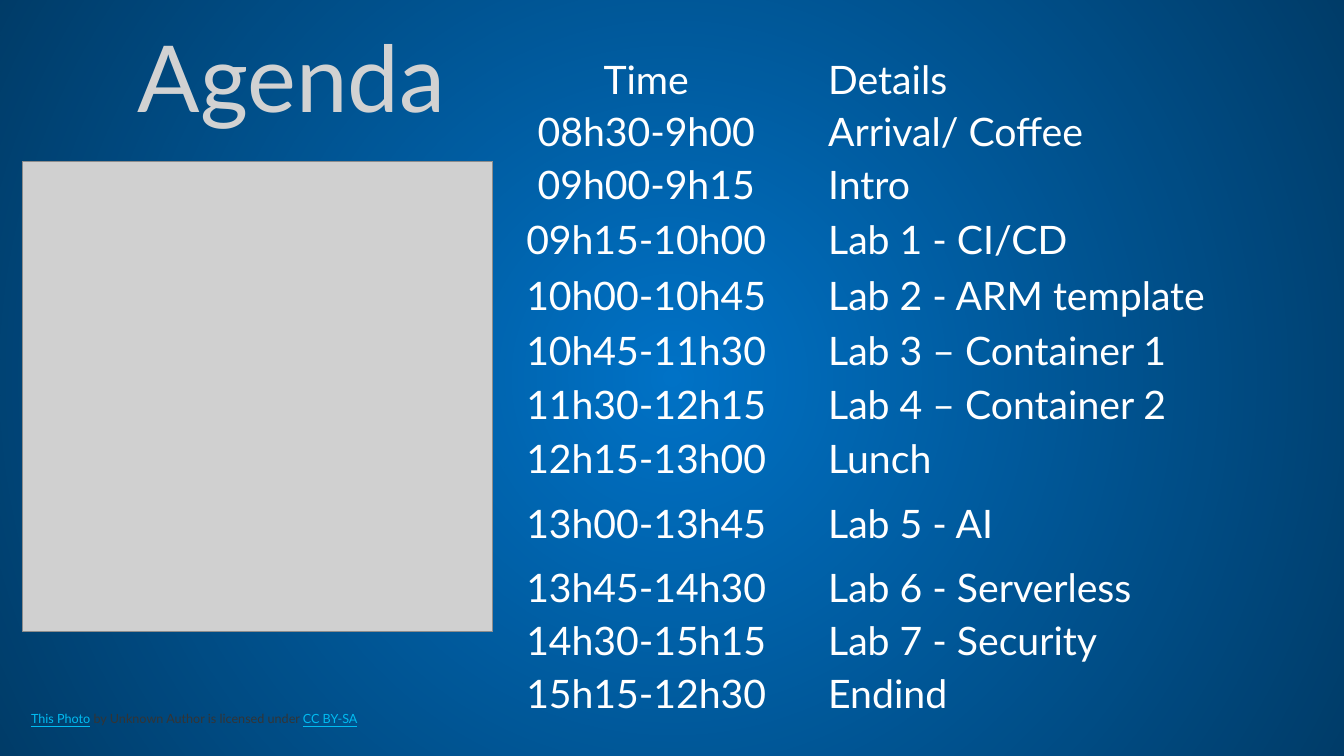
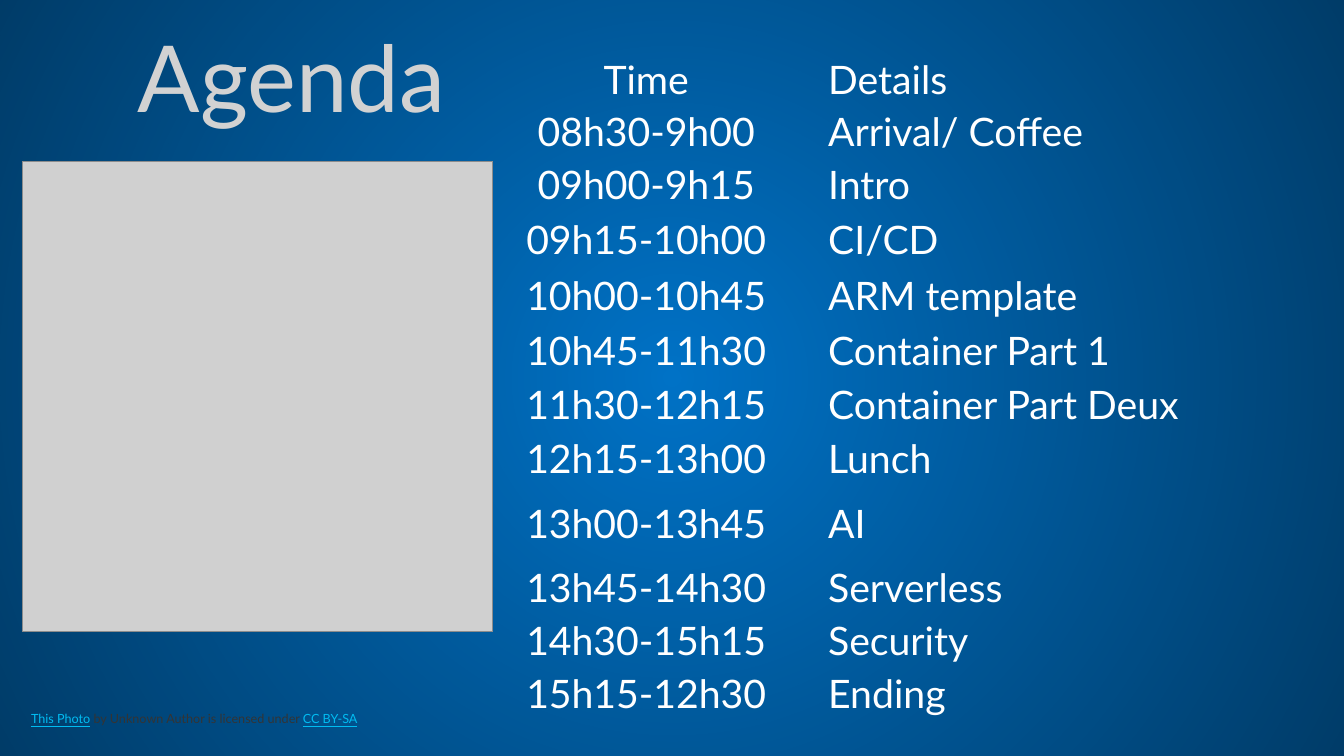
Before and after one commit to MSDEVMTL/GlobalAzureBootcamp-2019, a slide deck: slide 2 of Locations/Montreal/Welcome.pptx. Drawn at 1344x756 pixels with LibreOffice and Linux fonts; fonts in the diff are those of the drawing; grey boxes stand for pictures; background and template pictures are left out. Boxes give left, top, right and bottom in pixels: in the first picture for what was removed or moved away, otherwise in the second. Text is boxed around its words. In the diff, an @@ line names an element or a change of style, - is before the commit and + after.

Commit message:
Update to the slides

```diff
--- a/Locations/Montreal/Welcome.pptx
+++ b/Locations/Montreal/Welcome.pptx
@@ table at bbox=[470, 52, 1287, 719] @@
-row 4, column 2: Lab 1 - CI/CD
+row 4, column 2: CI/CD
-row 5, column 2: Lab 2 - ARM template
+row 5, column 2: ARM template
-row 6, column 2: Lab 3 – Container 1
+row 6, column 2: Container Part 1
-row 7, column 2: Lab 4 – Container 2
+row 7, column 2: Container Part Deux
-row 9, column 2: Lab 5 - AI
+row 9, column 2: AI
-row 10, column 2: Lab 6 - Serverless
+row 10, column 2: Serverless
-row 11, column 2: Lab 7 - Security
+row 11, column 2: Security
-row 12, column 2: Endind
+row 12, column 2: Ending
```
Also in this commit, not shown: 2 other slides changed, 2 other files.
